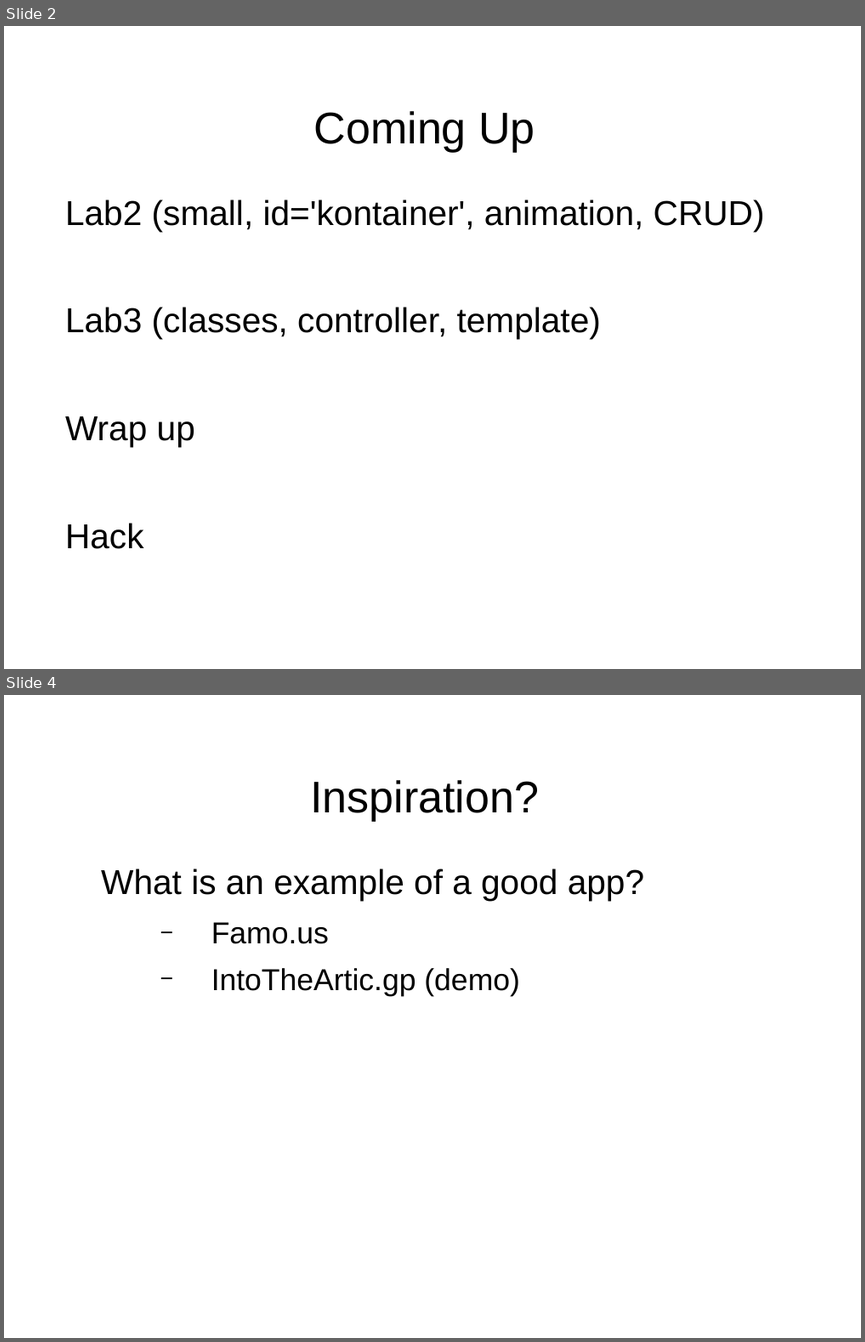
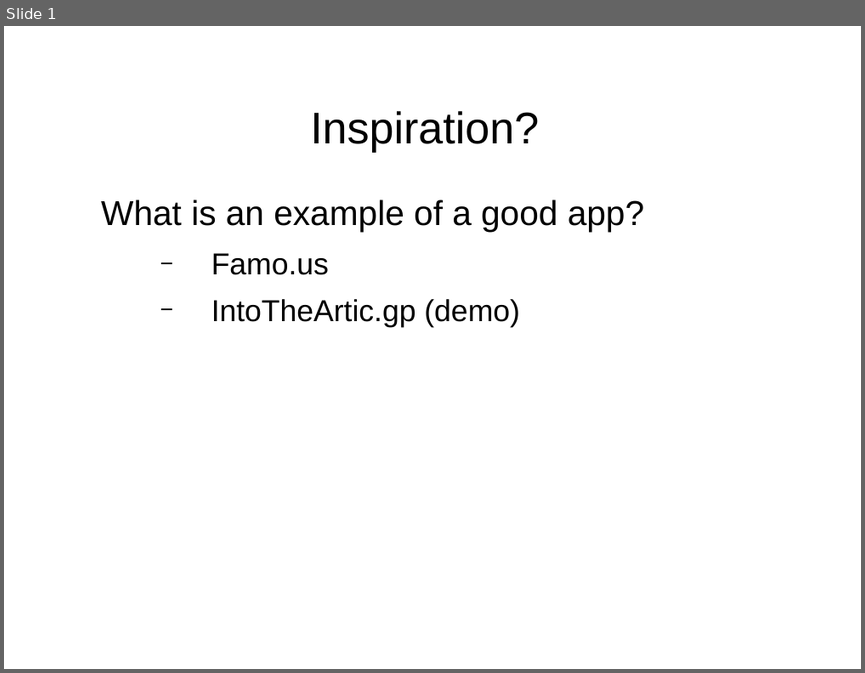
Before and after one commit to shawea/blueGrass, a slide deck: trainTheTrainer/2of2.odp. Shown one above the other, each under a label of ours: slides 2 and 4 before the commit, slide 1 after it; the slides between them are not shown. The pictures are 865x1342 and 865x673 pixels, drawn with LibreOffice and Linux fonts; fonts in the diff are those of the drawing; background and template pictures are left out. Boxes give left, top, right and bottom in pixels: in the first picture for what was removed or moved away, otherwise in the second. Text is boxed around its words. In the diff, an @@ line names an element or a change of style, - is before the commit and + after.

```diff
--- a/trainTheTrainer/2of2.odp
+++ b/trainTheTrainer/2of2.odp
@@ slide 2 removed at <box>4,26,861,669</box>, background picture (left out) @@
@@ title removed at <box>314,111,535,153</box> @@
-Coming Up
@@ text removed at <box>65,199,765,549</box> @@
-Lab2 (small, id='kontainer', animation, CRUD)
-Lab3 (classes, controller, template)
-Wrap up
-Hack
@@ what was slide 4 is now slide 1 @@
```
Also in this commit, not shown: 3 slides changed, 3 slides added, 14 other slides removed, 4 other files.
